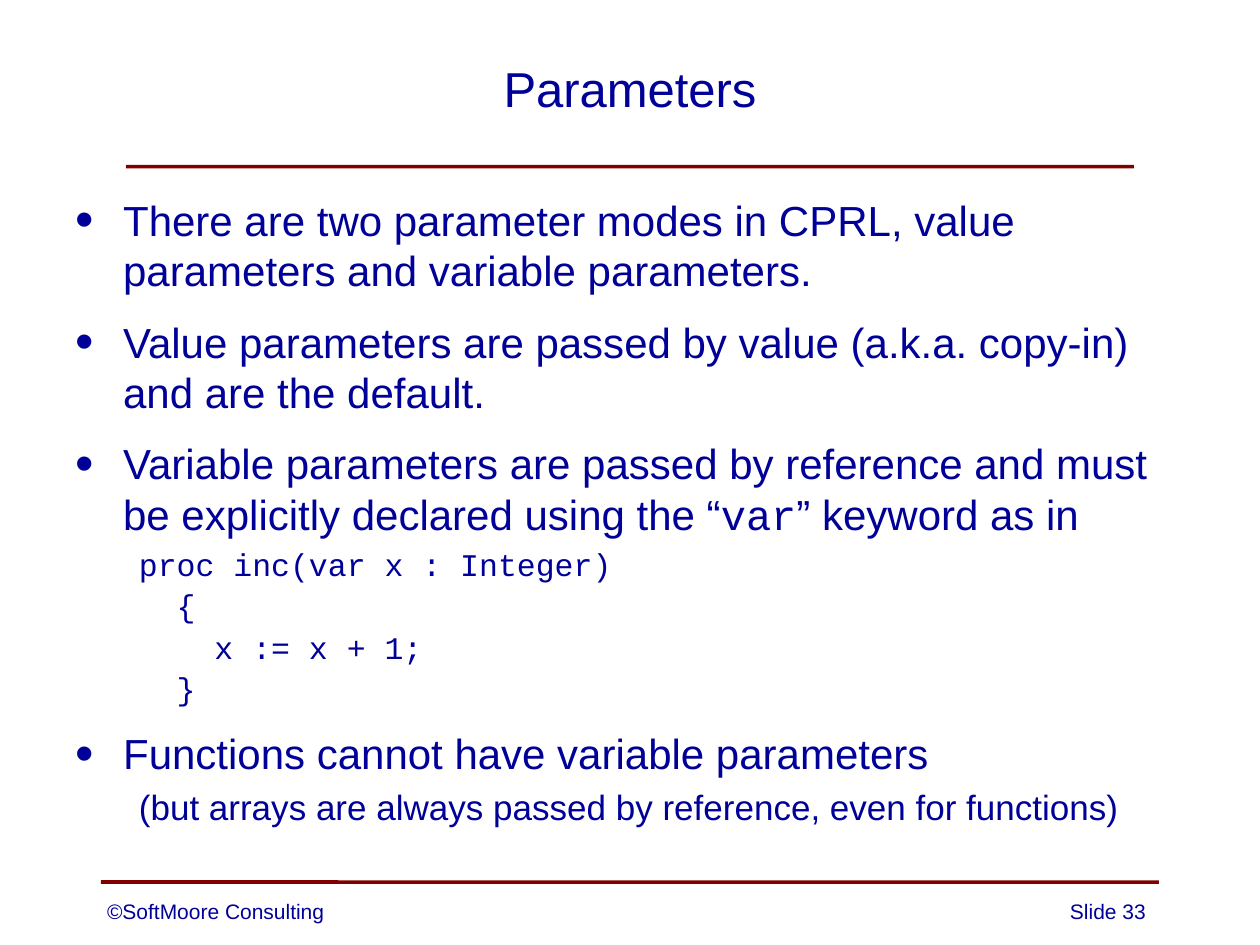
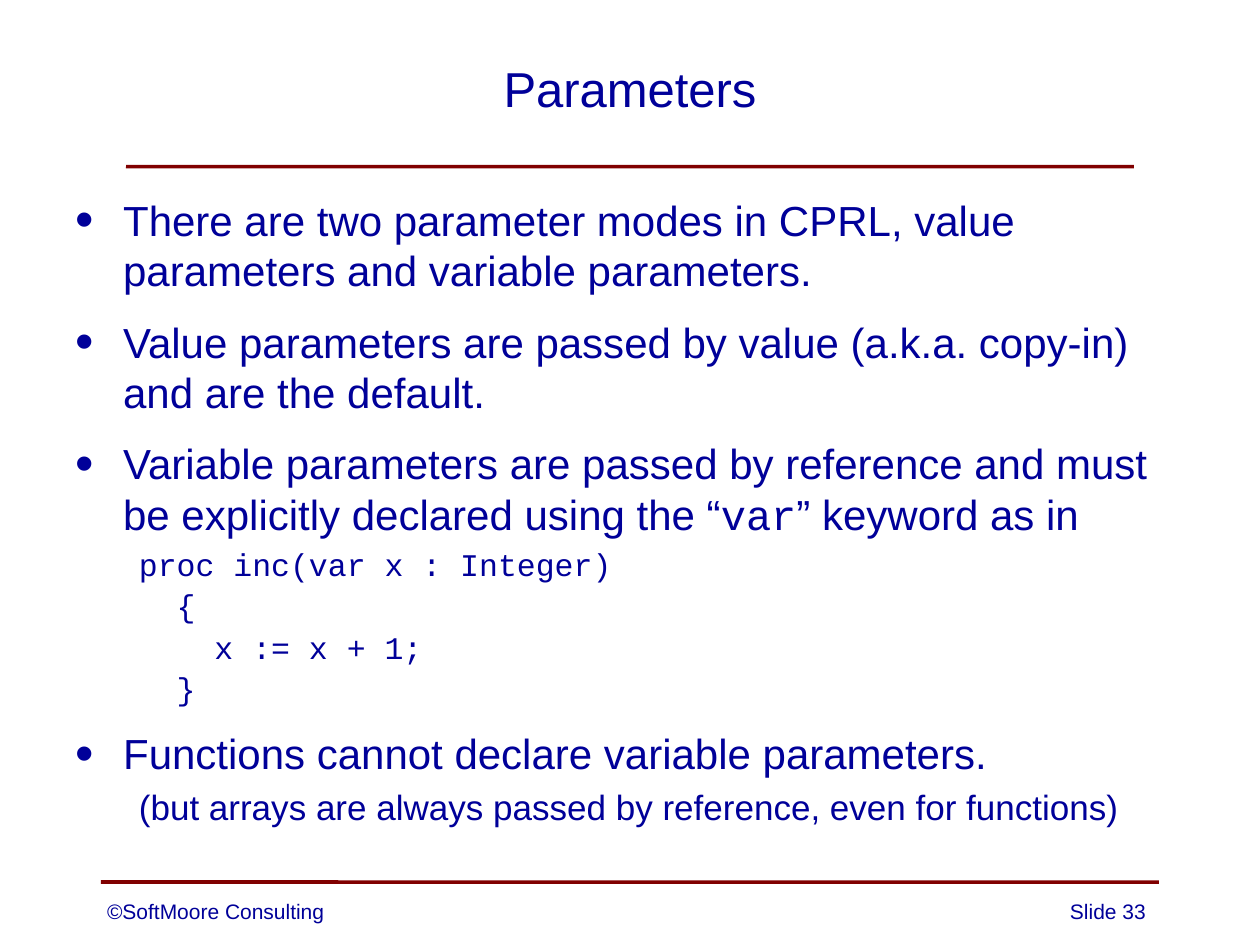
Before and after one commit to SoftMoore/CPRL-Java-4th, a slide deck: slide 33 of PowerPoints/04 - Definition of CPRL.pptx. Drawn at 1260x945 pixels with LibreOffice and Linux fonts; fonts in the diff are those of the drawing. Boxes give left, top, right and bottom in pixels: in the first picture for what was removed or moved away, otherwise in the second. Text is boxed around its words. In the diff, an @@ line names an element or a change of style, - is before the commit and + after.

Commit message:
minor improvement to one slide

```diff
--- a/PowerPoints/04 - Definition of CPRL.pptx
+++ b/PowerPoints/04 - Definition of CPRL.pptx
@@ text at [123, 738, 987, 778]: text changed @@
-• Functions cannot have variable parameters
+• Functions cannot declare variable parameters.
```
